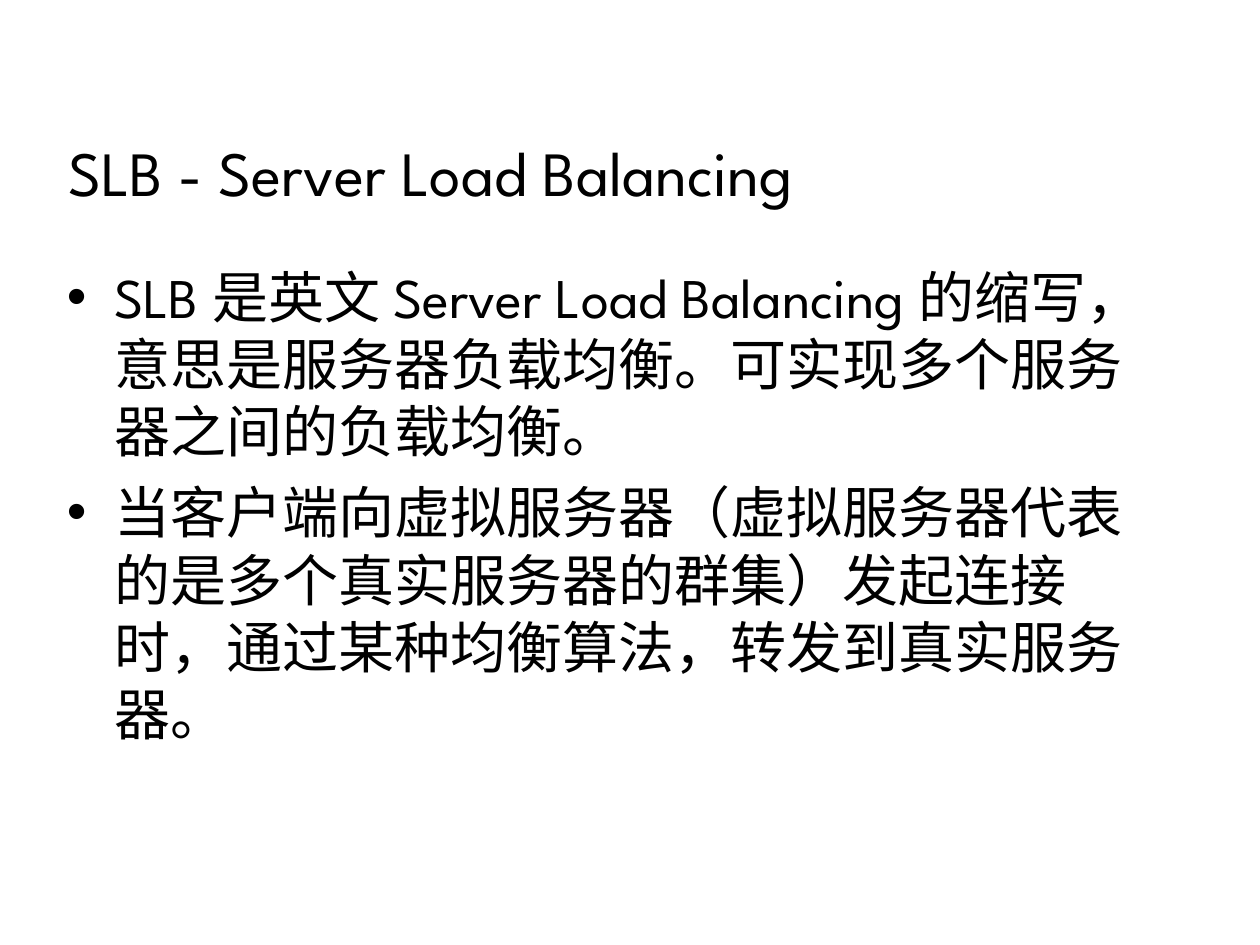
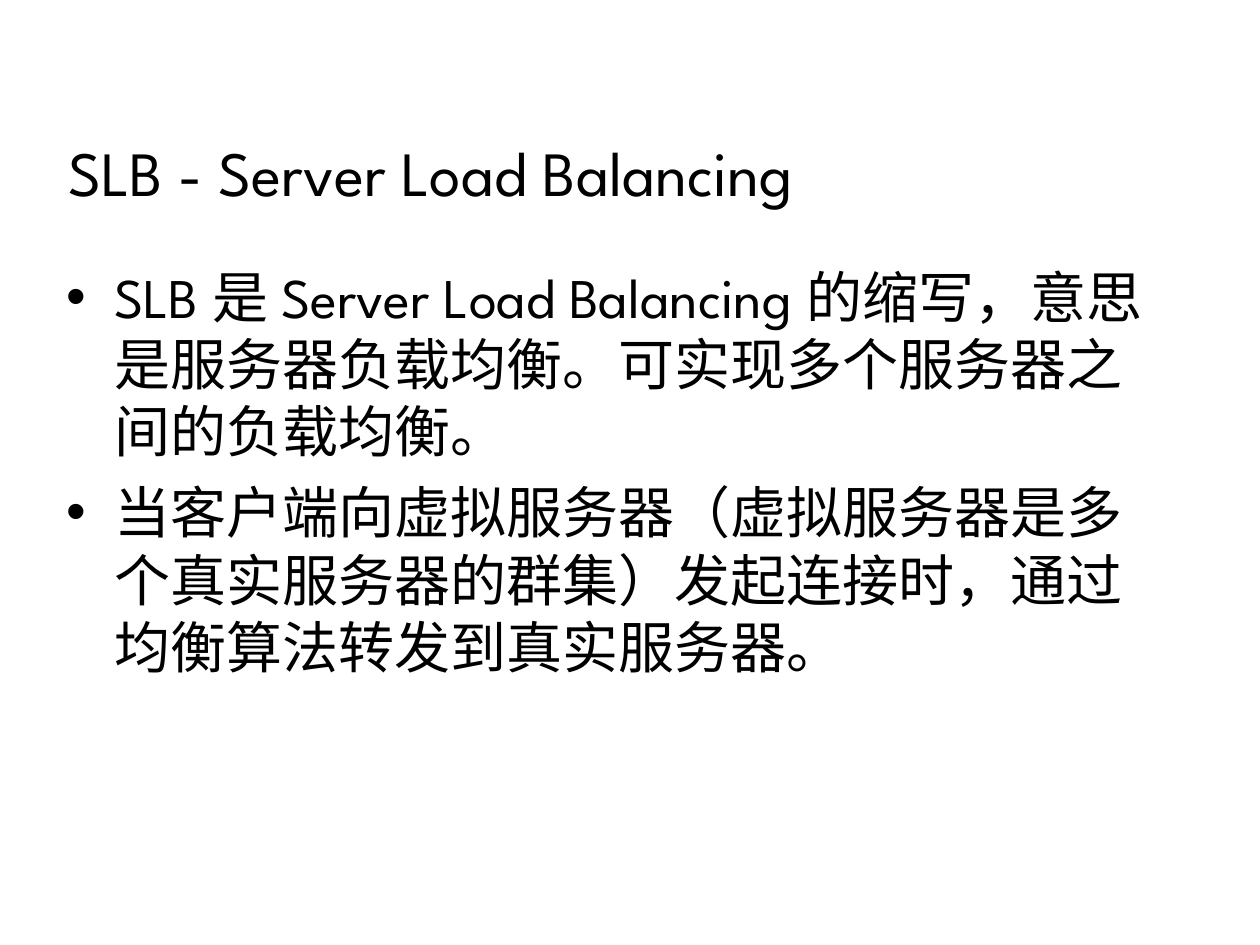
Before and after one commit to 7KjN3mHq/bluedata, a slide deck: slide 9 of system/01总览/架构/网站集群架构.ppt. Drawn at 1260x945 pixels with LibreOffice and Linux fonts; fonts in the diff are those of the drawing; background and template pictures are left out. Boxes give left, top, right and bottom in pixels: in the first picture for what was removed or moved away, otherwise in the second. Text is boxed around its words. In the diff, an @@ line names an element or a change of style, - is before the commit and + after.

```diff
--- a/system/01总览/架构/网站集群架构.ppt
+++ b/system/01总览/架构/网站集群架构.ppt
@@ text at bbox=[114, 270, 1143, 673]: text changed @@
-• SLB 是英文 Server Load Balancing 的缩写，意思是服务器负载均衡。可实现多个服务器之间的负载均衡。
-• 当客户端向虚拟服务器（虚拟服务器代表的是多个真实服务器的群集）发起连接时，通过某种均衡算法，转发到真实服务器。
+• SLB 是 Server Load Balancing 的缩写，意思是服务器负载均衡。可实现多个服务器之间的负载均衡。
+• 当客户端向虚拟服务器（虚拟服务器是多个真实服务器的群集）发起连接时，通过均衡算法转发到真实服务器。
```
Also in this commit, not shown: 9 other slides changed, 3 slides added, 6 other files.
